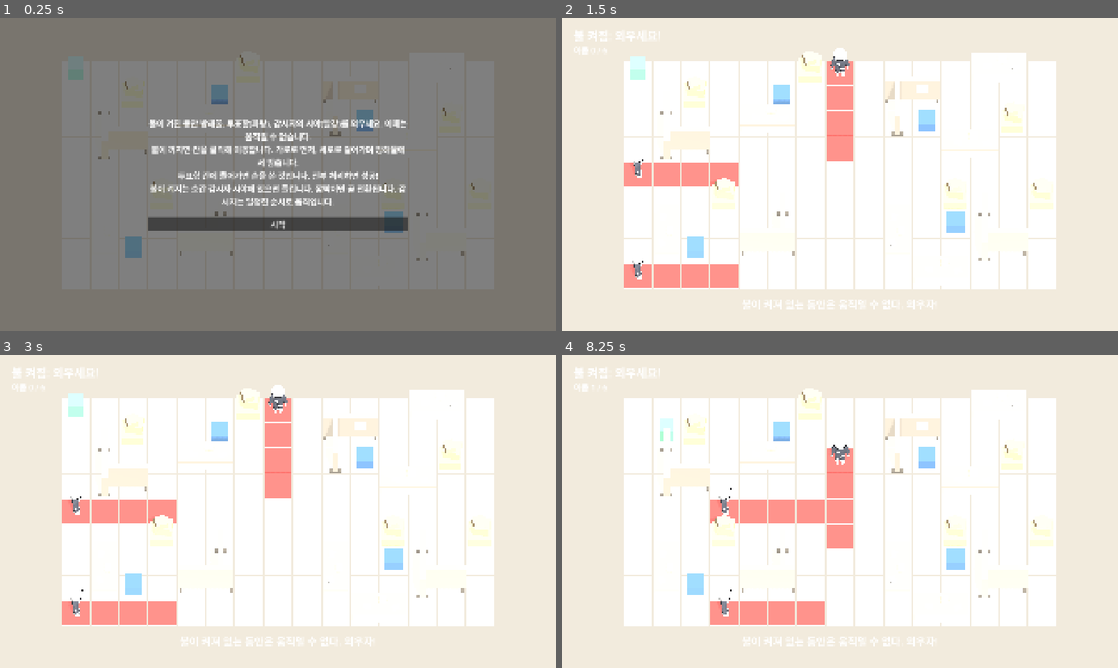
Above: before the commit, frames 1-4 (two rows, left to right).
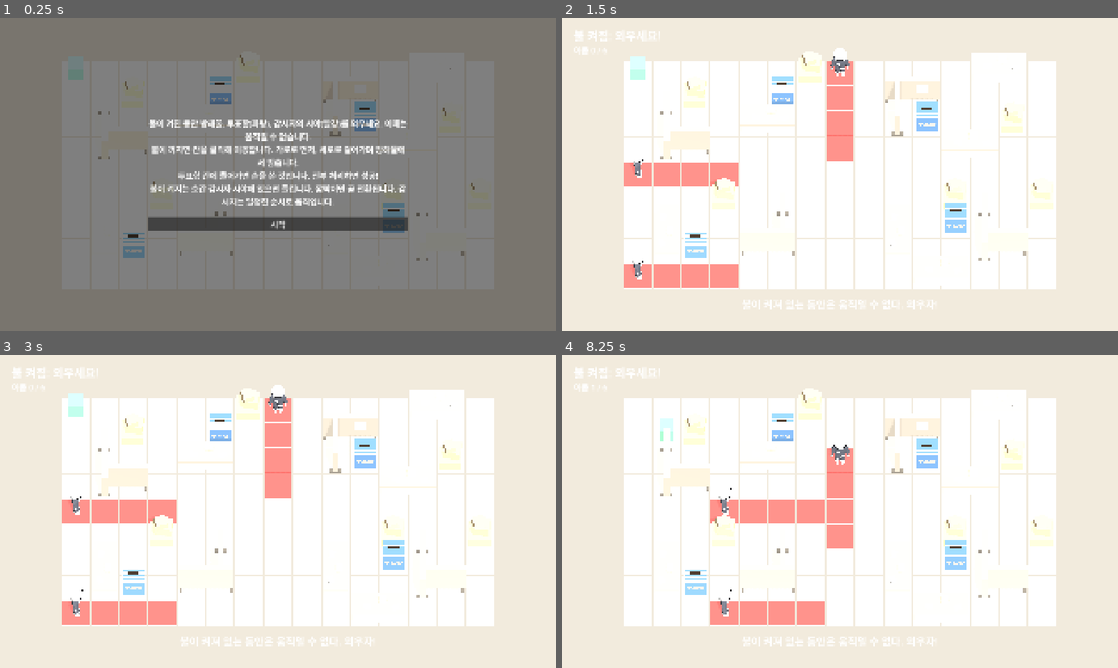
Above: after the commit, the same moments.

Repository: hahaha13791/mincho-game
Game: Godot game, scene res://minigames/owl_ballot/owl_ballot.tscn
Same seed, same stepped clock (60 frames per second), same inputs: the game is played once before the commit and once after it. This scene is started directly instead of the project's main scene.
Inputs (mouse positions are in pixels of both pictures, inside the frame that each line leads up to):
- Up to frame 1 (0.25 s): no input
- Up to frame 2 (1.5 s): click "시작" at 0.5 s; tap Enter at 1.25 s; move the mouse to (962, 158) at 1.27 s; click (962, 158) at 1.42 s
- Up to frame 3 (3 s): tap Space at 2 s; move the mouse to (166, 527) at 2.02 s; click (166, 527) at 2.17 s; move the mouse to (333, 442) at 2.77 s; click (333, 442) at 2.92 s
- Up to frame 4 (8.25 s): move the mouse to (812, 574) at 3.52 s; click (812, 574) at 3.67 s; tap Enter at 4.25, 6.5 s; move the mouse to (1006, 558) at 4.27 s; click (1006, 558) at 4.42 s; tap Space at 5, 7.25 s; move the mouse to (673, 464) at 5.02 s; click (673, 464) at 5.17 s; move the mouse to (867, 511) at 5.77 s; click (867, 511) at 5.92 s; move the mouse to (756, 433) at 6.52 s; click (756, 433) at 6.67 s; move the mouse to (962, 495) at 7.27 s; click (962, 495) at 7.42 s; move the mouse to (728, 527) at 8.02 s; click (728, 527) at 8.17 s

The runs differ from the first frame. In frame 1, 0.7% of the frame differs, in the area x 22-73%, y 18-77%; in frame 2, 0.9%, in the area x 21-73%, y 18-77%; in frame 3, 0.9%; in frame 4, 0.9%.

Commit message:
feat: 참관인을 감시자 모습으로 통일, 올빼미표 투표함을 '투표함' 글씨가 적힌 길쭉한 모양으로
- ballot_box: 참관인이 공용 Watcher를 쓰고, 이동 방향을 보며 걷는다
- Watcher.set_walking() 추가
- owl_ballot: props/ballot_box 서브씬(몸통·띠·투입구·앞면 하얀 '투표함'), 처리하면 초록으로

Co-Authored-By: Claude Opus 5.5 <noreply@anthropic.com>
Claude-Session: https://claude.ai/code/session_01Vwi6rniWjHWN2EhyiYoRbx

Diff:
--- a/common/watcher.gd
+++ b/common/watcher.gd
@@ -4,6 +4,8 @@
 ## 모델은 assets/figure/figure.glb(하얀 인형)에 정장과 선글라스. 완장(Armband)은 만들어만 두었다.
 
 const PALETTE: Palette = preload("res://common/style/palette.tres")
+
+var _walking: bool = false
 
 @onready var _figure: Node3D = $Figure
 
@@ -17,6 +19,13 @@
 	visible = on
 
 
+## 걷기/서 있기 애니메이션 전환. 이동 자체는 쓰는 쪽이 position으로 한다
+func set_walking(on: bool) -> void:
+	if on != _walking:
+		_walking = on
+		FigureLook.play(_figure, "walk" if on else "idle")
+
+
 ## 격자 방향(열, 행)을 바라본다. 행은 월드 +z. 방향이 없으면 그대로 둔다
 func face(dir: Vector2i) -> void:
 	if dir != Vector2i.ZERO:
--- a/minigames/ballot_box/ballot_box.gd
+++ b/minigames/ballot_box/ballot_box.gd
@@ -5,6 +5,7 @@
 enum State { TUTORIAL, PLAYING, ENDED }
 
 const PALETTE: Palette = preload("res://common/style/palette.tres")
+const WATCHER: PackedScene = preload("res://common/watcher.tscn")
 const BOX_CENTER_X: float = -2.0
 const BOX_W: float = 6.0 # 안쪽 폭
 const BOX_H: float = 4.0 # 안쪽 높이. 윗면이 선(뚜껑 높이)
@@ -55,7 +56,7 @@
 var _min_margin: float = INF
 var _lid_tween: Tween
 var _lid: MeshInstance3D
-var _observer: MeshInstance3D
+var _observer: Watcher # 참관인은 공용 감시자 모습을 쓴다
 
 @onready var _camera: Camera3D = $Camera3D
 
@@ -97,6 +98,10 @@
 		if t >= 0.0 and t < warn_lead + stay + LEAVE_TIME:
 			x = lerpf(OBSERVER_FROM_X, OBSERVER_TO_X, clampf(t / warn_lead, 0.0, 1.0) - clampf((t - warn_lead - stay) / LEAVE_TIME, 0.0, 1.0))
 			warning = t < warn_lead
+	var dx: float = x - _observer.position.x
+	_observer.set_walking(absf(dx) > 0.0001)
+	if absf(dx) > 0.0001:
+		_observer.face(Vector2i(1 if dx > 0.0 else -1, 0))
 	_observer.position.x = x
 	$HUD/AlertLabel.visible = warning
 
@@ -318,6 +323,8 @@
 	_lid.position = LID_OPEN_POS
 	add_child(_lid)
 
-	_observer = _box(Vector3(1.0, 2.0, 1.0), PALETTE.danger)
-	_observer.position = Vector3(OBSERVER_FROM_X, 0.0, 0.0)
+	_observer = WATCHER.instantiate()
+	_observer.position = Vector3(OBSERVER_FROM_X, -1.0, 0.0) # 발 높이 = 예전 상자 밑면
 	add_child(_observer)
+	_observer.set_present(true)
+	_observer.face(Vector2i(1, 0)) # 투표함 쪽
--- a/minigames/owl_ballot/owl_ballot.gd
+++ b/minigames/owl_ballot/owl_ballot.gd
@@ -7,6 +7,7 @@
 const PALETTE: Palette = preload("res://common/style/palette.tres")
 const CONFIG: OwlConfig = preload("res://minigames/owl_ballot/owl_config.tres")
 const WATCHER: PackedScene = preload("res://common/watcher.tscn")
+const BALLOT_BOX: PackedScene = preload("res://minigames/owl_ballot/props/ballot_box.tscn")
 const CELL: float = 1.2
 ## 엄폐물 겉모습 서브씬. 기준 칸이 원점, 회전 전 모양은 +x(열)·+z(행) 방향으로 뻗는다
 const PROPS: Dictionary = {
@@ -29,7 +30,7 @@
 var _near_missed: bool = false
 var _env: Environment
 var _pawn: MeshInstance3D
-var _box_meshes: Array[MeshInstance3D] = []
+var _box_meshes: Array[OwlBallotBox] = []
 var _vision_tiles: Dictionary = {} # Vector2i -> MeshInstance3D
 var _watchers: Array[Watcher] = []
 
@@ -149,7 +150,7 @@
 		var bi: int = OwlLevel.BOXES.find(_cell)
 		if bi >= 0 and not _done[bi]:
 			_done[bi] = true
-			_box_meshes[bi].material_override = _mat(PALETTE.mincho)
+			_box_meshes[bi].set_done(true)
 			_hint.text = "투표함 처리! (%d / %d)" % [_done.count(true), _done.size()]
 			if not _done.has(false):
 				_finish(true, "")
@@ -240,8 +241,8 @@
 			shade.position = _world(c) + Vector3(0.0, 0.006, 0.0)
 			_props.add_child(shade)
 	for b in OwlLevel.BOXES:
-		var bm: MeshInstance3D = _box(Vector3(CELL * 0.6, 0.6, CELL * 0.6), PALETTE.ballot_box)
-		bm.position = _world(b) + Vector3(0.0, 0.3, 0.0)
+		var bm: OwlBallotBox = BALLOT_BOX.instantiate()
+		bm.position = _world(b)
 		_props.add_child(bm)
 		_box_meshes.append(bm)
 	for w in OwlLevel.WATCHERS:
--- /dev/null
+++ b/minigames/owl_ballot/props/ballot_box.gd
@@ -0,0 +1,25 @@
+class_name OwlBallotBox
+extends Node3D
+## 올빼미표 투표함 겉모습. 로직은 set_done()만 쓴다. 처리하면 몸통이 민초색이 된다.
+
+const PALETTE: Palette = preload("res://common/style/palette.tres")
+
+@onready var _body: MeshInstance3D = $Body
+
+
+func _ready() -> void:
+	$Band.material_override = _mat(PALETTE.paper)
+	$Slot.material_override = _mat(PALETTE.burnt)
+	$Label.modulate = PALETTE.paper
+	$Label.outline_modulate = PALETTE.paper # 같은 색 외곽선으로 글씨를 굵게
+	set_done(false)
+
+
+func set_done(done: bool) -> void:
+	_body.material_override = _mat(PALETTE.mincho if done else PALETTE.ballot_box)
+
+
+func _mat(color: Color) -> StandardMaterial3D:
+	var m: StandardMaterial3D = StandardMaterial3D.new()
+	m.albedo_color = color
+	return m
--- /dev/null
+++ b/minigames/owl_ballot/props/ballot_box.tscn
@@ -0,0 +1,35 @@
+[gd_scene load_steps=5 format=3]
+
+[ext_resource type="Script" path="res://minigames/owl_ballot/props/ballot_box.gd" id="1"]
+
+[sub_resource type="BoxMesh" id="body"]
+size = Vector3(0.9, 1.25, 0.7)
+
+[sub_resource type="BoxMesh" id="band"]
+size = Vector3(0.94, 0.12, 0.74)
+
+[sub_resource type="BoxMesh" id="slot"]
+size = Vector3(0.44, 0.02, 0.08)
+
+[node name="BallotBox" type="Node3D"]
+script = ExtResource("1")
+
+[node name="Body" type="MeshInstance3D" parent="."]
+transform = Transform3D(1, 0, 0, 0, 1, 0, 0, 0, 1, 0, 0.625, 0)
+mesh = SubResource("body")
+
+[node name="Band" type="MeshInstance3D" parent="."]
+transform = Transform3D(1, 0, 0, 0, 1, 0, 0, 0, 1, 0, 1.19, 0)
+mesh = SubResource("band")
+
+[node name="Slot" type="MeshInstance3D" parent="."]
+transform = Transform3D(1, 0, 0, 0, 1, 0, 0, 0, 1, 0, 1.255, 0)
+mesh = SubResource("slot")
+
+[node name="Label" type="Label3D" parent="."]
+transform = Transform3D(1, 0, 0, 0, 1, 0, 0, 0, 1, 0, 0.62, 0.355)
+pixel_size = 0.0042
+shaded = false
+text = "투표함"
+font_size = 64
+outline_size = 10
Not shown, added: minigames/owl_ballot/props/ballot_box.gd.uid
